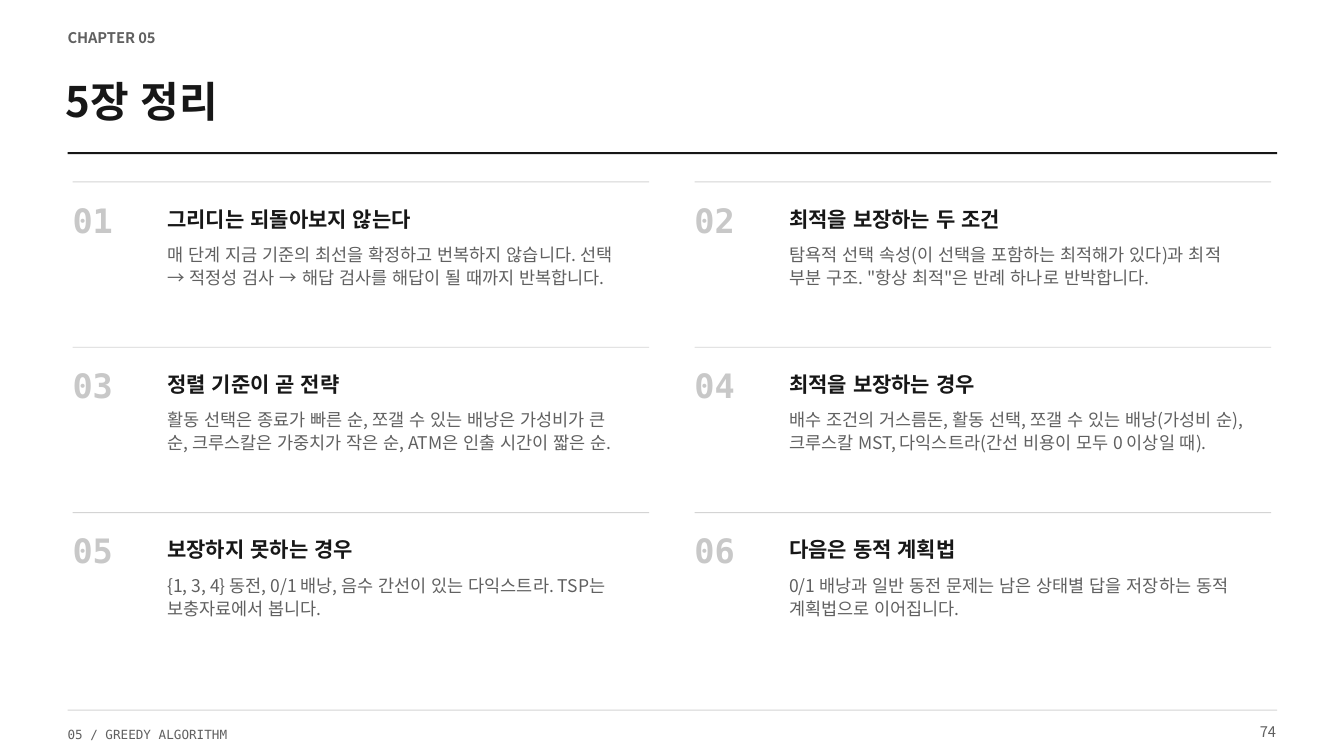
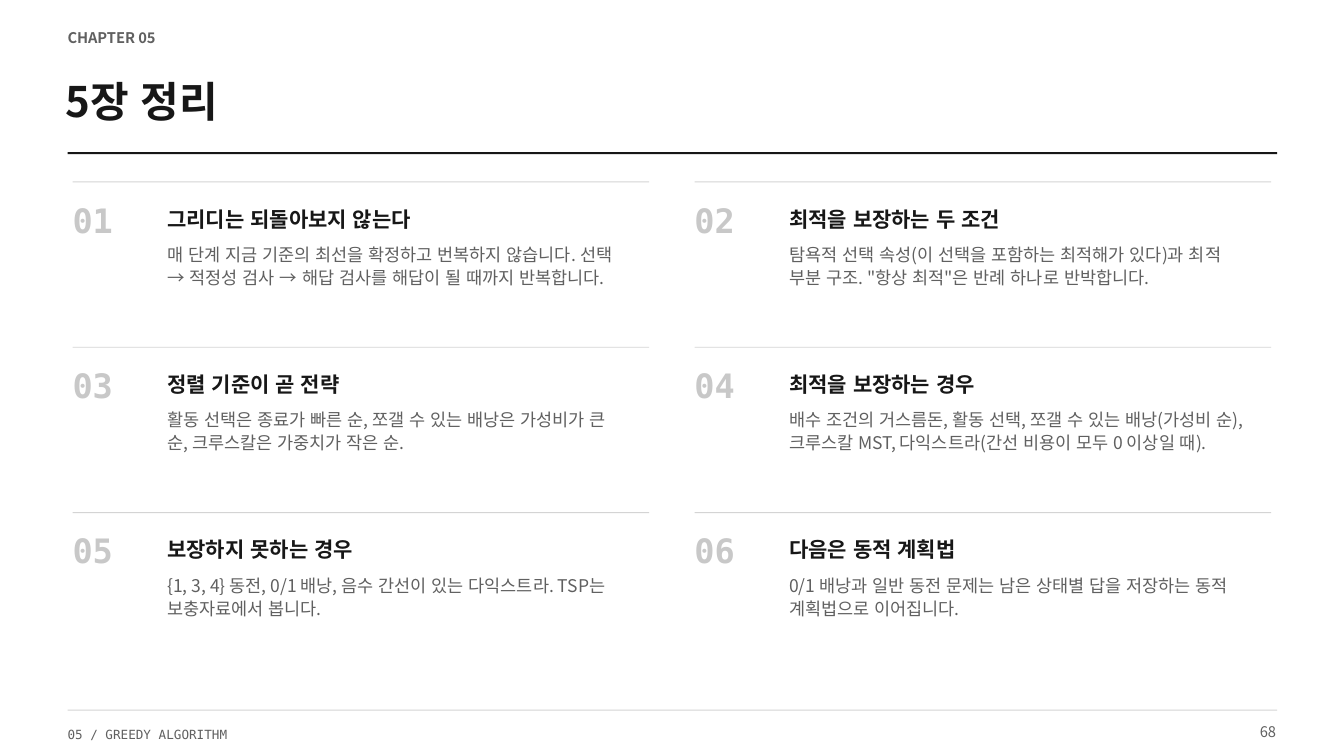
Before and after one commit to Sangdon-Park/Sangdon-Park.github.io, a slide deck: slide 68 of data/알고리즘/5장_그리디_알고리즘.pptx (slide 74 before the commit). Drawn at 1344x756 pixels with LibreOffice and Linux fonts; fonts in the diff are those of the drawing. Boxes give left, top, right and bottom in pixels: in the first picture for what was removed or moved away, otherwise in the second. Text is boxed around its words. In the diff, an @@ line names an element or a change of style, - is before the commit and + after.

```diff
--- a/data/알고리즘/5장_그리디_알고리즘.pptx
+++ b/data/알고리즘/5장_그리디_알고리즘.pptx
@@ text at <box>167,411,606,452</box>: text changed @@
-활동 선택은 종료가 빠른 순, 쪼갤 수 있는 배낭은 가성비가 큰 순, 크루스칼은 가중치가 작은 순, ATM은 인출 시간이 짧은 순.
+활동 선택은 종료가 빠른 순, 쪼갤 수 있는 배낭은 가성비가 큰 순, 크루스칼은 가중치가 작은 순.
@@ text at <box>1260,726,1276,737</box>: text changed @@
-74
+68
```
Also in this commit, not shown: 2 other slides changed, 6 slides removed, 5 other files.
